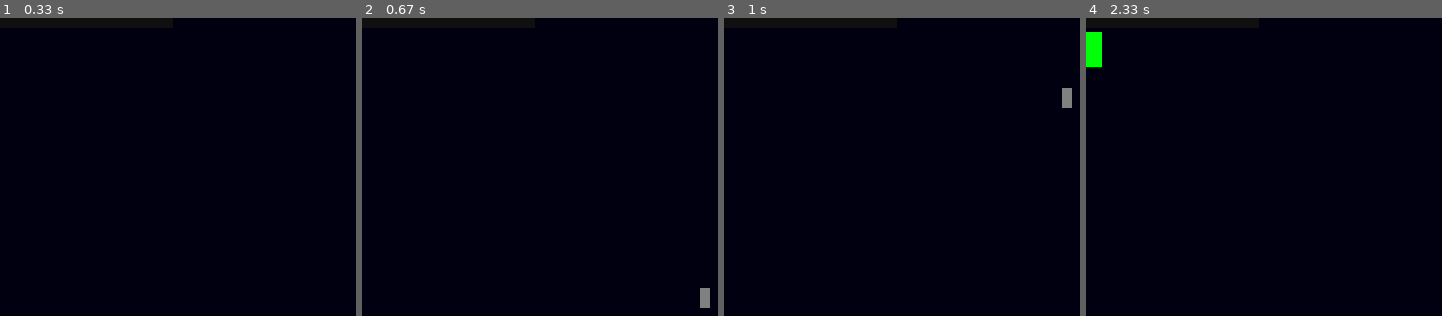
Above: before the commit, frames 1-4 (left to right).
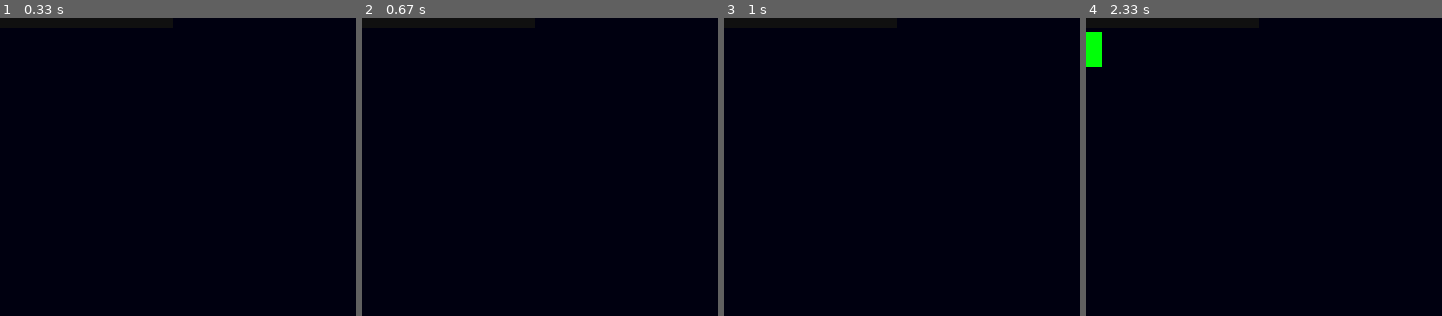
Above: after the commit, the same moments.

Repository: CaptRojoThe3rd/pygame-example-1
Game: pygame game, started from main.py
The game is run twice, just before and just after one commit, with the same random seed, the same clock (stepped at 60 frames per second) and the same inputs.
Inputs:
- Up to frame 1 (0.33 s): no input
- Up to frame 2 (0.67 s): tap E at 0.33 s
- Up to frame 3 (1 s): no input
- Up to frame 4 (2.33 s): tap W at 1.67 s
The pictures show only the part of the screen within x 10-60%, y 6-56%; the shares and areas given below are measured in that part.

Frame 1 is identical in both runs. In frame 2, 0.2% of the frame differs, in the area x 94-98%, y 90-98%; in frame 3, 0.2%; in frame 4, nothing differs.

Commit message:
fix bullets not despawning when going offscreen

Diff:
--- a/main.py
+++ b/main.py
@@ -165,6 +165,10 @@
 		self.y = y
 		self.yvel = -BULLET_SPEED
 
+	def update(self) -> bool:
+		super().update()
+		return self.y < (0 - (BULLET_SIZE * 2))
+
 	def render(self, surf: pygame.Surface) -> None:
 		pygame.draw.rect(surf, BULLET_COLOR, pygame.Rect(self.x, self.y, BULLET_SIZE, BULLET_SIZE * 2))
 
